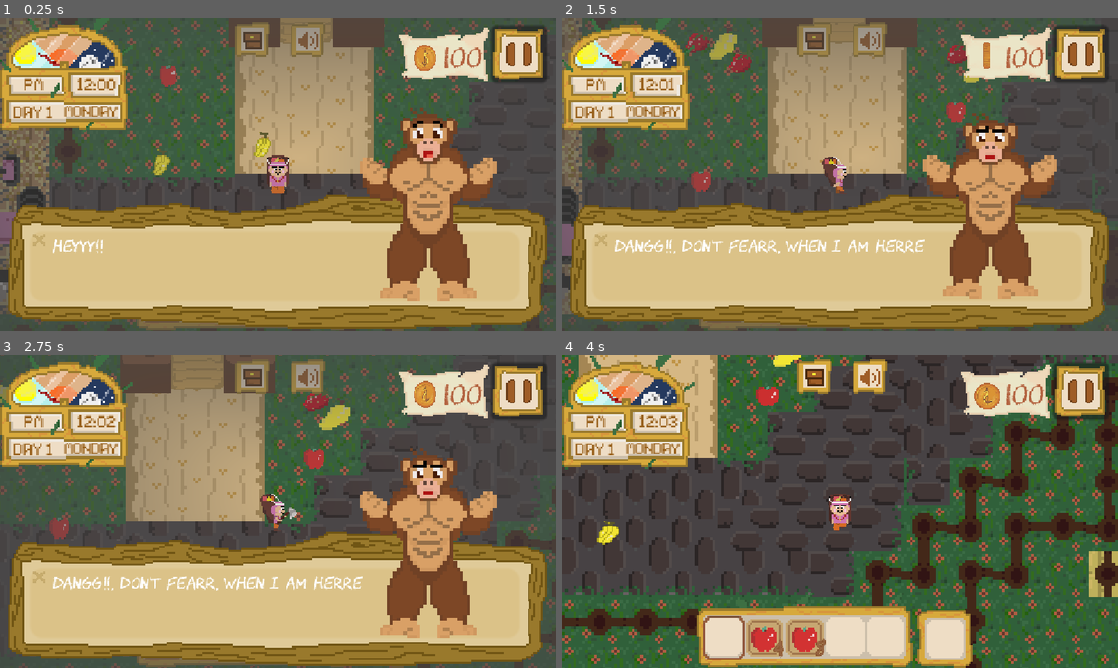
Above: before the commit, frames 1-4 (two rows, left to right).
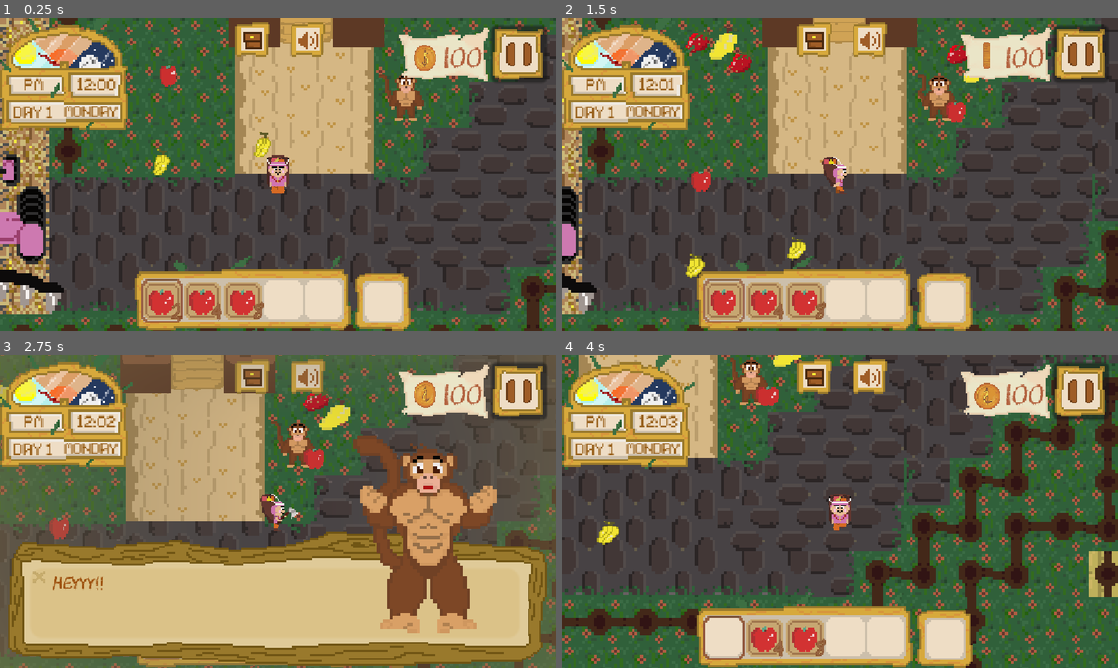
Above: after the commit, the same moments.

Repository: savageAryan/MOCONDO-FRUIT-BASH
Game: Godot game, scene res://scenes/world.tscn
Two runs of this game, one before a commit and one after it. Both use one fixed random seed, a clock stepped at 60 frames per second and the inputs below.
Inputs (mouse positions are in pixels of both pictures, inside the frame that each line leads up to):
- Up to frame 1 (0.25 s): no input
- Up to frame 2 (1.5 s): click (834, 268) at 0.52 s; tap Enter at 1.25 s; move the mouse to (962, 158) at 1.27 s; hold D (right) from 1.28 s (still down); hold R (use) from 1.28 s (still down); click (962, 158) at 1.42 s
- Up to frame 3 (2.75 s): move the mouse to (166, 527) at 2.02 s; release D (right) at 2.03 s; release R (use) at 2.03 s; hold W (backward) from 2.03 s (still down); tap X (BREAK) at 2.1 s; click (166, 527) at 2.17 s; tap R (use) at 2.3 s
- Up to frame 4 (4 s): move the mouse to (895, 442) at 2.77 s; release W (backward) at 2.78 s; press the mouse at (895, 442) at 2.78 s; hold D (right) 2.78-3.53 s; tap R (use) at 3.05, 3.8 s; move the mouse to (812, 574) at 3.52 s; release the mouse at (812, 574) at 3.53 s; hold S (forward) from 3.53 s (still down); right-click (812, 574) at 3.6 s; click (812, 574) at 3.67 s

The runs differ from the first frame. In frame 1, 55% of the frame differs, in the area x 0-100%, y 0-100%; in frame 2, 55%; in frame 3, 15%; in frame 4, 0.6%.

Commit message:
added a new monkey scene for monkey npc, gave it an area2d with body entred sugnal if body is in player group,and moved the method from ready to a different func, when body entres now area2d emits a signal that emits a custom monkey() signal.thats catched by world.gd and dilauges are shown

Diff:
--- a/project.godot
+++ b/project.godot
@@ -19,6 +19,7 @@
 
 GameManager="*uid://ce2g7y7ddc3qy"
 Timemanager="*uid://0gopcogo8aiw"
+Dialouge="*uid://bpg7yys4ca4n4"
 
 [display]
 
--- a/scenes/dialouge.tscn
+++ b/scenes/dialouge.tscn
@@ -7,12 +7,12 @@
 [ext_resource type="Texture2D" uid="uid://da67ds3rixcyw" path="res://assets/crossbutton.png" id="4_tc1v4"]
 
 [sub_resource type="StyleBoxFlat" id="StyleBoxFlat_2tg6s"]
-bg_color = Color(0.36, 0.36, 0.36, 0.0627451)
-border_width_left = 814
-border_width_top = 346
-border_width_right = 745
-border_width_bottom = 358
-border_color = Color(0.26, 0.26, 0.26, 0.8901961)
+bg_color = Color(0.36, 0.36, 0.36, 0)
+border_width_left = 685
+border_width_top = 189
+border_width_right = 628
+border_width_bottom = 208
+border_color = Color(0.5376388, 0.46574032, 0.28656483, 0.5019608)
 border_blend = true
 corner_radius_top_left = 260
 corner_radius_top_right = 233
@@ -56,7 +56,7 @@
 "duration": 1.0,
 "texture": SubResource("AtlasTexture_ebeo0")
 }],
-"loop": 2,
+"loop": 0,
 "name": &"default",
 "speed": 4.0
 }]
@@ -122,7 +122,7 @@
 &"monkeyspeak": SubResource("Animation_vbyai")
 }
 
-[node name="Control" type="Control" unique_id=350138170]
+[node name="dialouge" type="Control" unique_id=350138170]
 layout_mode = 3
 anchors_preset = 15
 anchor_right = 1.0
@@ -137,13 +137,13 @@
 anchors_preset = 15
 anchor_right = 1.0
 anchor_bottom = 1.0
-offset_left = -296.00003
-offset_top = -196.00003
-offset_right = -296.0
-offset_bottom = -196.00003
+offset_left = -123.99999
+offset_top = -74.0
+offset_right = -87.559326
+offset_bottom = -32.169495
 grow_horizontal = 2
 grow_vertical = 2
-scale = Vector2(1.525, 1.525)
+scale = Vector2(1.18, 1.18)
 theme_override_styles/panel = SubResource("StyleBoxFlat_2tg6s")
 
 [node name="DialougeBox" type="Sprite2D" parent="." unique_id=206015358]
@@ -162,9 +162,9 @@
 clip_contents = true
 anchors_preset = 0
 offset_left = 726.0
-offset_top = 92.0
-offset_right = 1101.0
-offset_bottom = 608.0
+offset_top = 81.0
+offset_right = 1162.0
+offset_bottom = 597.0
 mouse_filter = 2
 
 [node name="MonkerkingMocondo" type="AnimatedSprite2D" parent="Control" unique_id=841679974]
@@ -180,6 +180,7 @@
 offset_top = 461.0
 offset_right = 150.0
 offset_bottom = 484.0
+theme_override_colors/font_color = Color(0.62, 0.32240003, 0.062000014, 1)
 theme_override_fonts/font = ExtResource("3_vbyai")
 theme_override_font_sizes/font_size = 32
 text = "HEY THERE! WHO ARE YOU?,"
@@ -188,7 +189,7 @@
 libraries/ = SubResource("AnimationLibrary_tc1v4")
 
 [node name="Crossbutton" type="TextureButton" parent="." unique_id=1563079763]
-modulate = Color(0.7072611, 0.5912351, 0.3260517, 0.49803922)
+modulate = Color(0.7058824, 0.5921569, 0.3254902, 0.49803922)
 layout_mode = 0
 offset_left = 67.0
 offset_top = 445.0
@@ -197,4 +198,6 @@
 scale = Vector2(1.775, 1.775)
 texture_normal = ExtResource("4_tc1v4")
 
+[connection signal="mouse_entered" from="Crossbutton" to="." method="_on_crossbutton_mouse_entered"]
+[connection signal="mouse_exited" from="Crossbutton" to="." method="_on_crossbutton_mouse_exited"]
 [connection signal="pressed" from="Crossbutton" to="." method="_on_crossbutton_pressed"]
--- /dev/null
+++ b/scenes/monkey.tscn
@@ -0,0 +1,87 @@
+[gd_scene format=3 uid="uid://cf3gqano763gj"]
+
+[ext_resource type="Script" uid="uid://doc6awvg64wy6" path="res://scripts/monkey.gd" id="1_1uot1"]
+[ext_resource type="Texture2D" uid="uid://isl3xab4vpu" path="res://assets/monkey.png" id="1_rb1f4"]
+
+[sub_resource type="CircleShape2D" id="CircleShape2D_2tg6s"]
+
+[sub_resource type="AtlasTexture" id="AtlasTexture_1uot1"]
+atlas = ExtResource("1_rb1f4")
+region = Rect2(0, 0, 32, 32)
+
+[sub_resource type="AtlasTexture" id="AtlasTexture_wpyu8"]
+atlas = ExtResource("1_rb1f4")
+region = Rect2(32, 0, 32, 32)
+
+[sub_resource type="AtlasTexture" id="AtlasTexture_gsqvd"]
+atlas = ExtResource("1_rb1f4")
+region = Rect2(64, 0, 32, 32)
+
+[sub_resource type="AtlasTexture" id="AtlasTexture_x11h5"]
+atlas = ExtResource("1_rb1f4")
+region = Rect2(96, 0, 32, 32)
+
+[sub_resource type="AtlasTexture" id="AtlasTexture_nandu"]
+atlas = ExtResource("1_rb1f4")
+region = Rect2(128, 0, 32, 32)
+
+[sub_resource type="AtlasTexture" id="AtlasTexture_irmjr"]
+atlas = ExtResource("1_rb1f4")
+region = Rect2(160, 0, 32, 32)
+
+[sub_resource type="AtlasTexture" id="AtlasTexture_b0hpa"]
+atlas = ExtResource("1_rb1f4")
+region = Rect2(192, 0, 32, 32)
+
+[sub_resource type="SpriteFrames" id="SpriteFrames_2tg6s"]
+animations = [{
+"frames": [{
+"duration": 1.8,
+"texture": SubResource("AtlasTexture_1uot1")
+}, {
+"duration": 2.5,
+"texture": SubResource("AtlasTexture_wpyu8")
+}, {
+"duration": 1.4,
+"texture": SubResource("AtlasTexture_gsqvd")
+}, {
+"duration": 1.4,
+"texture": SubResource("AtlasTexture_x11h5")
+}, {
+"duration": 1.5,
+"texture": SubResource("AtlasTexture_nandu")
+}, {
+"duration": 1.5,
+"texture": SubResource("AtlasTexture_irmjr")
+}, {
+"duration": 0.6,
+"texture": SubResource("AtlasTexture_b0hpa")
+}],
+"loop": 1,
+"name": &"default",
+"speed": 7.0
+}]
+
+[sub_resource type="CircleShape2D" id="CircleShape2D_ohge4"]
+radius = 23.021729
+
+[node name="monkey" type="CharacterBody2D" unique_id=278552763]
+script = ExtResource("1_1uot1")
+
+[node name="CollisionShape2D" type="CollisionShape2D" parent="." unique_id=459507631]
+shape = SubResource("CircleShape2D_2tg6s")
+
+[node name="AnimatedSprite2D" type="AnimatedSprite2D" parent="." unique_id=1641392296]
+position = Vector2(0, -1)
+scale = Vector2(0.69531256, 0.578125)
+sprite_frames = SubResource("SpriteFrames_2tg6s")
+autoplay = "default"
+frame_progress = 0.29198965
+
+[node name="Area2D" type="Area2D" parent="." unique_id=1160901489]
+
+[node name="CollisionShape2D" type="CollisionShape2D" parent="Area2D" unique_id=1290089097]
+shape = SubResource("CircleShape2D_ohge4")
+
+[connection signal="body_entered" from="Area2D" to="." method="_on_area_2d_body_entered"]
+[connection signal="body_exited" from="Area2D" to="." method="_on_area_2d_body_exited"]
--- a/scenes/player.tscn
+++ b/scenes/player.tscn
@@ -423,9 +423,7 @@
 shape = SubResource("CircleShape2D_dqkch")
 
 [node name="AnimatedSprite2D" type="AnimatedSprite2D" parent="." unique_id=1878090272]
-position = Vector2(-2.3841858e-07, 1.0000002)
-scale = Vector2(0.4765625, 0.4765625)
+position = Vector2(0, 1)
+scale = Vector2(0.48828128, 0.4765625)
 sprite_frames = SubResource("SpriteFrames_4wyf3")
-animation = &"swordslash"
-frame = 3
-frame_progress = 0.6523346
+animation = &"walking front"
--- a/scenes/world.tscn
+++ b/scenes/world.tscn
@@ -24,6 +24,7 @@
 [ext_resource type="Texture2D" uid="uid://834k53yj2kfk" path="res://assets/button.png" id="16_dss4m"]
 [ext_resource type="PackedScene" uid="uid://b7g6mhlg0bhji" path="res://scenes/apple.tscn" id="20_7iits"]
 [ext_resource type="PackedScene" uid="uid://davx2rau8b7xv" path="res://scenes/banana.tscn" id="21_oo54l"]
+[ext_resource type="PackedScene" uid="uid://cf3gqano763gj" path="res://scenes/monkey.tscn" id="25_xgqkh"]
 
 [sub_resource type="TileSetAtlasSource" id="TileSetAtlasSource_4wyf3"]
 texture = ExtResource("1_rwgxs")
@@ -215,7 +216,8 @@
 process_mode = 3
 mouse_filter = 2
 
-[node name="Control" parent="CanvasLayer" unique_id=350138170 instance=ExtResource("6_ctatt")]
+[node name="dialouge" parent="CanvasLayer" unique_id=350138170 instance=ExtResource("6_ctatt")]
+visible = false
 
 [node name="TileMapLayer" type="TileMapLayer" parent="." unique_id=1263943274]
 position = Vector2(1, 0)
@@ -488,6 +490,9 @@
 [node name="Mango3" parent="." unique_id=1558134191 instance=ExtResource("14_kpybi")]
 position = Vector2(-30, -48)
 
+[node name="monkey" parent="." unique_id=278552763 instance=ExtResource("25_xgqkh")]
+position = Vector2(44, -26)
+
 [connection signal="closed" from="CanvasLayer/invenrory" to="CanvasLayer" method="_on_invenrory_closed"]
 [connection signal="opened" from="CanvasLayer/invenrory" to="CanvasLayer" method="_on_invenrory_opened"]
 [connection signal="body_entered" from="tractorarea" to="tractorarea" method="_on_body_entered"]
@@ -502,3 +507,5 @@
 [connection signal="pressed" from="StaticBody2D3/Button3" to="." method="_on_button_3_pressed"]
 [connection signal="body_entered" from="StaticBody2D3/workshop area" to="." method="_on_workshop_area_body_entered"]
 [connection signal="body_exited" from="StaticBody2D3/workshop area" to="." method="_on_workshop_area_body_exited"]
+[connection signal="monkey" from="monkey" to="." method="_on_monkey_monkey"]
+[connection signal="out" from="monkey" to="." method="_on_monkey_out"]
--- a/scripts/dialouge.gd
+++ b/scripts/dialouge.gd
@@ -2,6 +2,7 @@
 @onready var label: Label = $Label
 @onready var animation_player: AnimationPlayer = $AnimationPlayer
 @onready var monkerking_mocondo: AnimatedSprite2D = $Control/MonkerkingMocondo
+
 
 var dialogue = []
 var current = 0
@@ -9,6 +10,7 @@
 	label.text = dialogue[current]
 	animation_player.play("monkeyspeak")
 	monkerking_mocondo.play("default")
+
 func start_dialogue(lines:Array):
 	dialogue = lines
 	current = 0
@@ -31,5 +33,15 @@
 	if current >= dialogue.size():
 		animation_player.stop()
 		visible = false
+
 	else:
 		show_line()
+
+@onready var crossbutton: TextureButton = $Crossbutton
+
+func _on_crossbutton_mouse_entered() -> void:
+	crossbutton.modulate = Color("f50004c1")
+
+
+func _on_crossbutton_mouse_exited() -> void:
+	crossbutton.modulate = Color("b497537f")
--- /dev/null
+++ b/scripts/monkey.gd
@@ -0,0 +1,20 @@
+extends CharacterBody2D
+
+
+const SPEED = 300.0
+const JUMP_VELOCITY = -400.0
+
+
+
+signal monkey
+signal out
+func _on_area_2d_body_entered(body: Node2D) -> void:
+		if body.is_in_group("player"):
+
+			monkey.emit()
+
+
+func _on_area_2d_body_exited(body: Node2D) -> void:
+	if body.is_in_group("player"):
+
+			out.emit()
--- a/scripts/world.gd
+++ b/scripts/world.gd
@@ -19,11 +19,7 @@
 # Called when the node enters the scene tree for the first time.
 func _ready() -> void:
 	canvas_modulate.time_tick.connect(ui.set_daytime)
-	control.start_dialogue([
-		"HEYYY!!",
-		"Wassup!, You'r new here?",
-		"DANGG!!, Don't fearr, When I am herre"
-	])
+
 
 # Called every frame. 'delta' is the elapsed time since the previous frame.
 
@@ -96,3 +92,20 @@
 			ui.visible = true
 			button_3.visible = true
 			invenrory.visible = true
+
+
+@onready var dialouge: Control = $CanvasLayer/dialouge
+
+
+
+func _on_monkey_monkey() -> void:
+	dialouge.visible = true
+	dialouge.start_dialogue([
+		"HEYYY!!",
+		"Wassup!, You'r new here?",
+		"DANGG!!, Don't fearr, When I am herre"
+		])
+
+
+func _on_monkey_out() -> void:
+	dialouge.visible = false
Binary file changed: assets/monkerking mocondo.png
Binary file added: assets/monkey.ase
Binary file added: assets/monkey.png
Not shown, added: assets/monkey.png.import
Not shown, added: scripts/monkey.gd.uid
